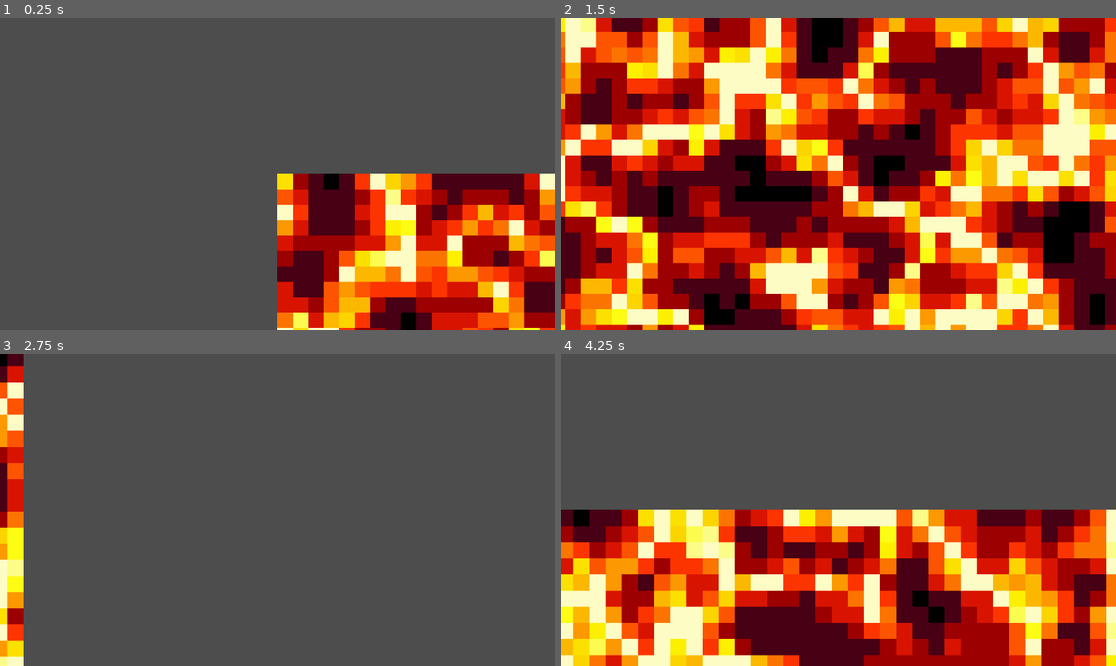
Above: before the commit, frames 1-4 (two rows, left to right).
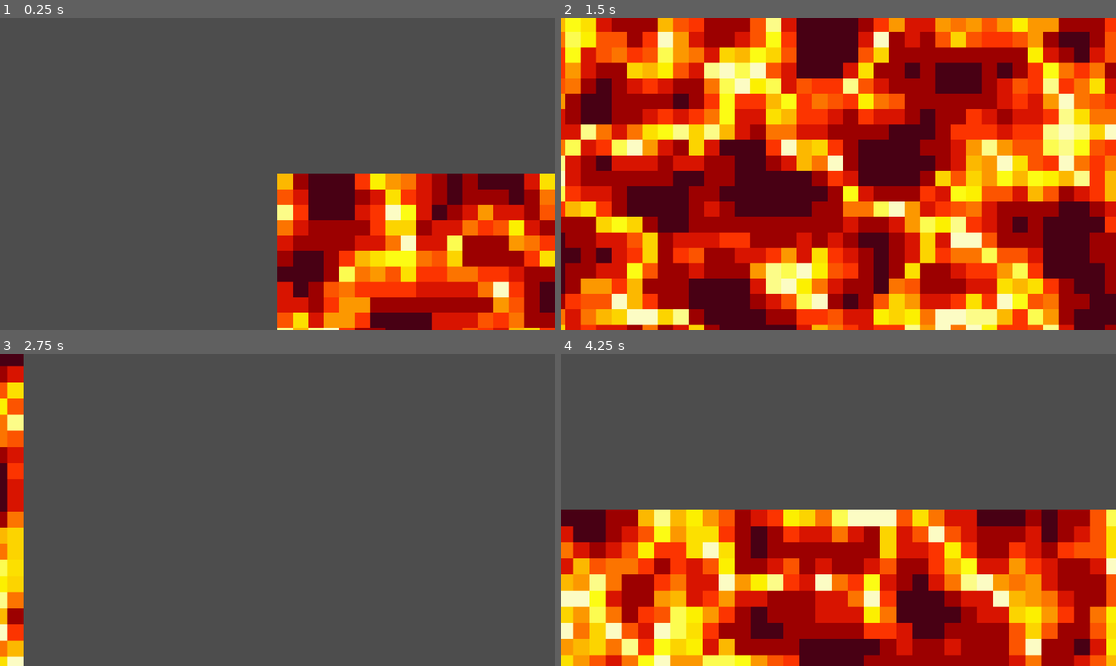
Above: after the commit, the same moments.

Repository: bingecraft-net/sandbox
Game: Godot game, scene res://scenes/game.tscn
The game is run twice, just before and just after one commit, with the same random seed, the same clock (stepped at 60 frames per second) and the same inputs.
Inputs:
- Up to frame 1 (0.25 s): no input
- Up to frame 2 (1.5 s): hold Right (ui_right) 0.53-1.28 s; tap Z (zoom in) at 0.6 s; hold Down (ui_down) from 1.28 s (still down); tap X (zoom out) at 1.35 s
- Up to frame 3 (2.75 s): release Down (ui_down) at 2.03 s; hold Right (ui_right) from 2.03 s (still down); tap Z (zoom in) at 2.1 s
- Up to frame 4 (4.25 s): release Right (ui_right) at 2.78 s; hold Up (ui_up) 2.78-3.53 s; tap X (zoom out) at 2.85 s; tap Enter at 3.5 s; hold Left (ui_left) from 3.53 s (still down); tap Z (zoom in) at 3.6 s

The runs differ from the first frame. In frame 1, 9.9% of the frame differs, in the area x 49-100%, y 49-100%; in frame 2, 43%, in the area x 0-100%, y 0-100%; in frame 3, 2.2%; in frame 4, 23%.

Commit message:
better filaments

Diff:
--- a/scripts/game.gd
+++ b/scripts/game.gd
@@ -22,7 +22,8 @@
 			var atlas_coords = classify(value)
 			map.set_cell(Vector2i(x, y), 0, atlas_coords)
 
-
 func classify(value: float) -> Vector2i:
-	var result = clamp(0, pow(abs(value), -0.9) - 1, 15) * Vector2i.RIGHT
-	return result
+	var fx = atan(value * 24)
+	var gx = cos(fx)
+	var magnitude = 16 * gx
+	return floor(magnitude) * Vector2i.RIGHT
